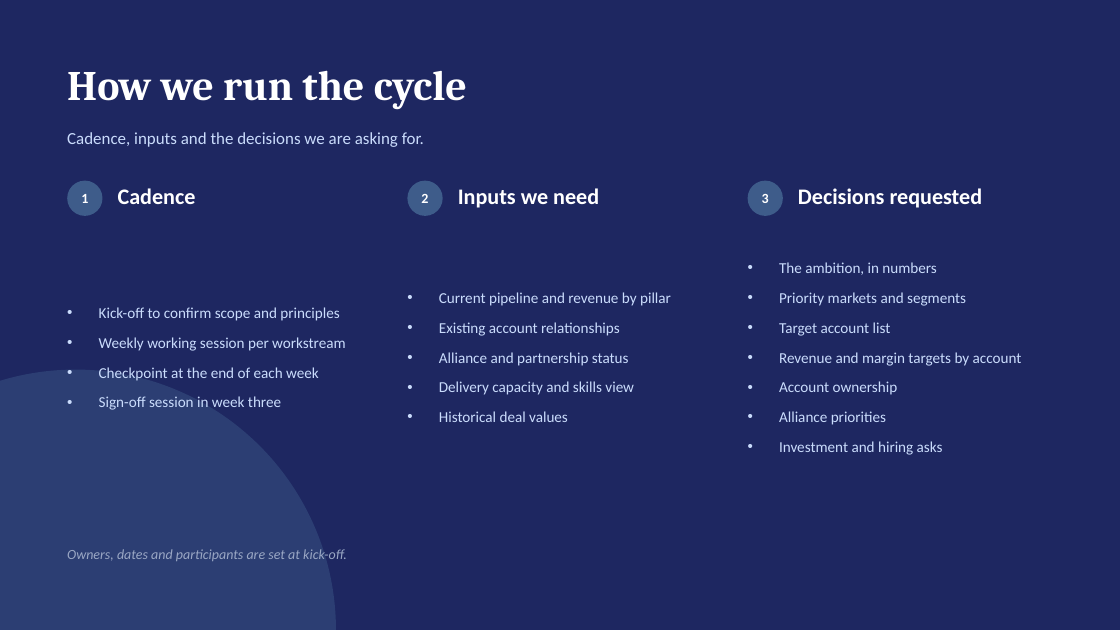
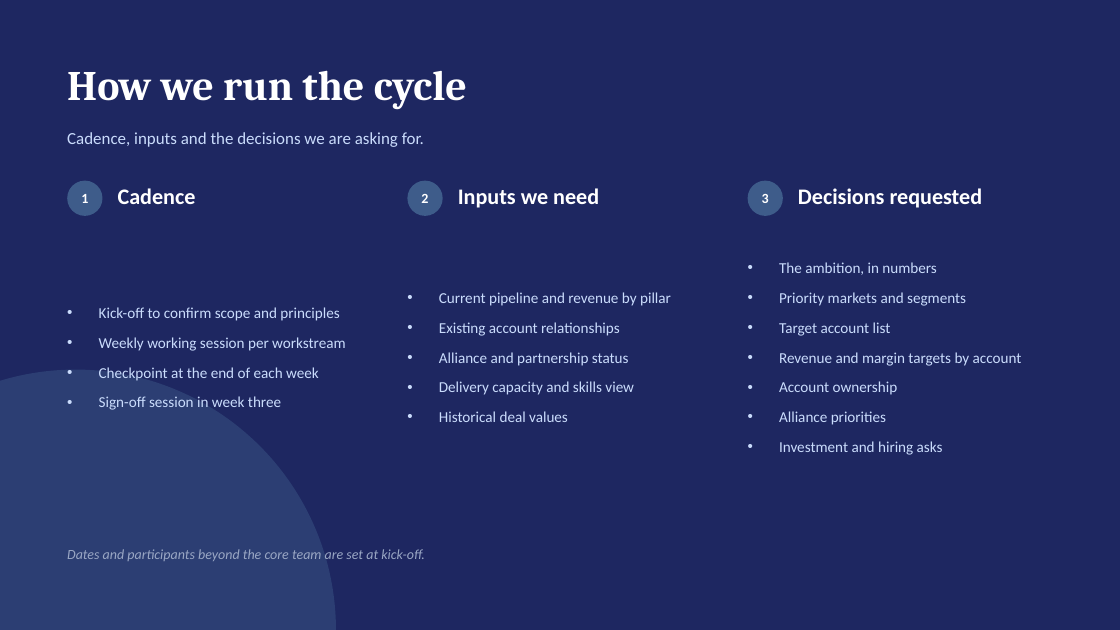
Before and after one commit to dhajjar-cyber/bae, a slide deck: slide 15 of FSI strategy/EAIND-FSI-Strategy-Development-Plan.pptx (slide 14 before the commit). Drawn at 1120x630 pixels with LibreOffice and Linux fonts; fonts in the diff are those of the drawing. Boxes give left, top, right and bottom in pixels: in the first picture for what was removed or moved away, otherwise in the second. Text is boxed around its words. In the diff, an @@ line names an element or a change of style, - is before the commit and + after.

```diff
--- a/FSI strategy/EAIND-FSI-Strategy-Development-Plan.pptx
+++ b/FSI strategy/EAIND-FSI-Strategy-Development-Plan.pptx
@@ text at (67,549,425,561): text changed @@
-Owners, dates and participants are set at kick-off.
+Dates and participants beyond the core team are set at kick-off.
```
Also in this commit, not shown: 2 other slides changed, 2 slides added, 2 other files.
